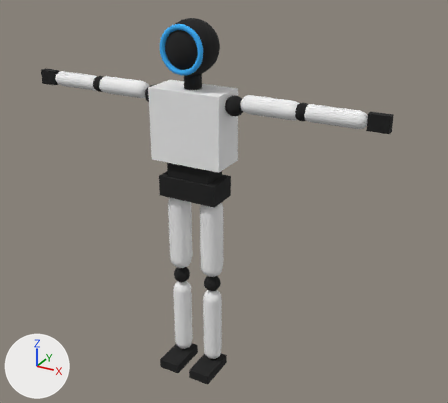
An edit to the glTF model public/kits/block-robot.glb, drawn before and after from the same camera.
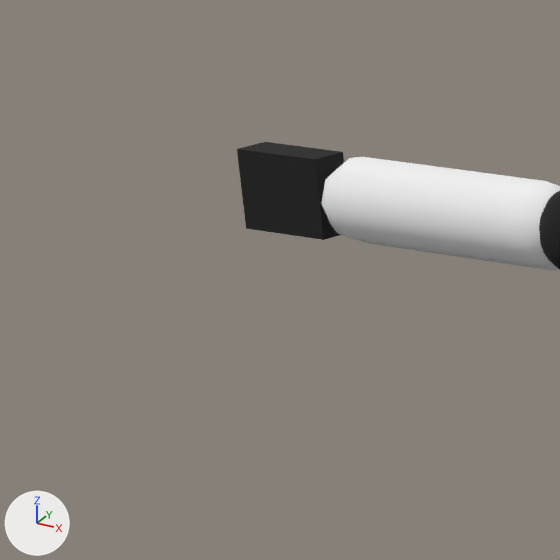
The first picture shows the older version from a 50 mm lens placed at (1.44, -2.33, 2.13), pointed at (0.12, 0.07, 0.93). The close-ups show the older and then the newer version on the part from 0% to 22% of the width and 11% to 35% of the height of that picture. Only the edits that show in the close-ups are written down. Lighting does not change. The marker at lower left points along +X, +Y and +Z. Vertices at exactly the same position are counted once.

In view in the first close-up: 'elbow_left', 'forearm_left', 'hand_left'.
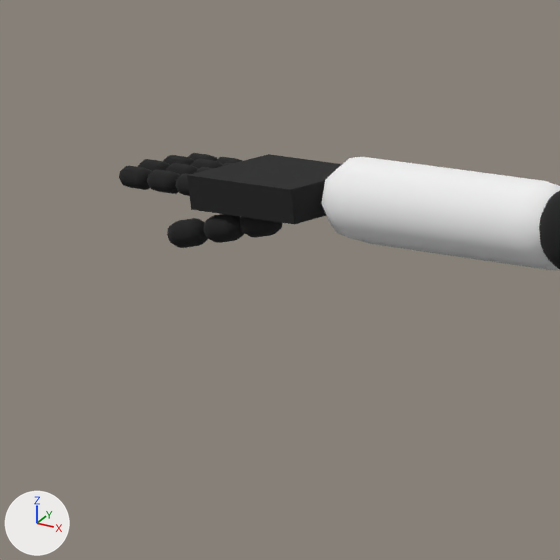
The change, as a list of edits to the scene's bpy script:
```text
Change mat_material_16:
    mat_material_16.base_color: (0.888, 0.888, 0.888) -> (0.0103, 0.0103, 0.0103)  # white #f2f2f2 -> black #1a1a1a
Change mat_material_18:
    mat_material_18.base_color: (0.888, 0.888, 0.888) -> (0.0103, 0.0103, 0.0103)  # white #f2f2f2 -> black #1a1a1a
Change mat_material_20:
    mat_material_20.base_color: (0.888, 0.888, 0.888) -> (0.0103, 0.0103, 0.0103)  # white #f2f2f2 -> black #1a1a1a
Change mat_material_22:
    mat_material_22.base_color: (0.888, 0.888, 0.888) -> (0.0103, 0.0103, 0.0103)  # white #f2f2f2 -> black #1a1a1a
Change me_mesh_10:
    remove me_mesh_10.from_pydata(...)  # 8 vertices, 12 faces; spans x -0.892..-0.802, y -0.0175..0.0175, z 1.411..1.481
    add me_mesh_10.from_pydata(...)  # 8 vertices, 12 faces; spans x -0.922..-0.802, y -0.05..0.05, z 1.431..1.461
    me_mesh_10 part 1
    me_mesh_10.vertices[0].co: (-0.802, -0.0175, 1.411) -> (-0.802, -0.05, 1.431)  # pixel (323, 239) -> pixel (294, 224)
    me_mesh_10.vertices[1].co: (-0.802, 0.0175, 1.411) -> (-0.802, 0.05, 1.431)
    me_mesh_10.vertices[2].co: (-0.892, -0.0175, 1.411) -> (-0.922, -0.05, 1.431)  # pixel (246, 228) -> pixel (191, 209)
    me_mesh_10.vertices[3].co: (-0.892, 0.0175, 1.411) -> (-0.922, 0.05, 1.431)
    me_mesh_10.vertices[4].co: (-0.802, 0.0175, 1.481) -> (-0.802, 0.05, 1.461)  # pixel (342, 151) -> not seen
    me_mesh_10.vertices[5].co: (-0.802, -0.0175, 1.481) -> (-0.802, -0.05, 1.461)  # pixel (314, 159) -> pixel (290, 189)
    me_mesh_10.vertices[6].co: (-0.892, 0.0175, 1.481) -> (-0.922, 0.05, 1.461)  # pixel (265, 141) -> pixel (268, 154)
    me_mesh_10.vertices[7].co: (-0.892, -0.0175, 1.481) -> (-0.922, -0.05, 1.461)  # pixel (236, 148) -> pixel (187, 175)
Add ob_left_finger_pinky_3:
    ob_left_finger_pinky_3 = bpy.data.objects.new('left_finger_pinky_3', me_mesh_25)  # 66 vertices, 128 faces; spans x -1.012..-0.976, y 0.03..0.05, z 1.436..1.456; in mat_material_25 (black #1a1a1a)
    ob_left_finger_pinky_3.location = (0.0, 0.0, 0.0)
Add ob_left_finger_pinky_2:
    ob_left_finger_pinky_2 = bpy.data.objects.new('left_finger_pinky_2', me_mesh_24)  # 66 vertices, 128 faces; spans x -0.978..-0.942, y 0.03..0.05, z 1.436..1.456; in mat_material_24 (black #1a1a1a)
    ob_left_finger_pinky_2.location = (0.0, 0.0, 0.0)
Add ob_left_finger_ring_3:
    ob_left_finger_ring_3 = bpy.data.objects.new('left_finger_ring_3', me_mesh_22_1)  # 66 vertices, 128 faces; spans x -1.024..-0.988, y 0.014..0.034, z 1.436..1.456; in mat_material_22 (black #1a1a1a)
    ob_left_finger_ring_3.location = (0.0, 0.0, 0.0)
Add ob_left_finger_ring_2:
    ob_left_finger_ring_2 = bpy.data.objects.new('left_finger_ring_2', me_mesh_21_1)  # 66 vertices, 128 faces; spans x -0.99..-0.954, y 0.014..0.034, z 1.436..1.456; in mat_material_21 (black #1a1a1a)
    ob_left_finger_ring_2.location = (0.0, 0.0, 0.0)
Add ob_left_finger_ring_1:
    ob_left_finger_ring_1 = bpy.data.objects.new('left_finger_ring_1', me_mesh_20_1)  # 66 vertices, 128 faces; spans x -0.956..-0.92, y 0.014..0.034, z 1.436..1.456; in mat_material_20 (black #1a1a1a)
    ob_left_finger_ring_1.location = (0.0, 0.0, 0.0)
Add ob_left_finger_middle_3:
    ob_left_finger_middle_3 = bpy.data.objects.new('left_finger_middle_3', me_mesh_19_1)  # 80 vertices, 136 faces; spans x -1.03..-0.994, y -0.01..0.01, z 1.436..1.456; in mat_material_19 (black #1a1a1a)
    ob_left_finger_middle_3.location = (0.0, 0.0, 0.0)
Add ob_left_finger_middle_2:
    ob_left_finger_middle_2 = bpy.data.objects.new('left_finger_middle_2', me_mesh_18_1)  # 80 vertices, 136 faces; spans x -0.996..-0.96, y -0.01..0.01, z 1.436..1.456; in mat_material_18 (black #1a1a1a)
    ob_left_finger_middle_2.location = (0.0, 0.0, 0.0)
Add ob_left_finger_middle_1:
    ob_left_finger_middle_1 = bpy.data.objects.new('left_finger_middle_1', me_mesh_17_1)  # 80 vertices, 136 faces; spans x -0.962..-0.926, y -0.01..0.01, z 1.436..1.456; in mat_material_17 (black #1a1a1a)
    ob_left_finger_middle_1.location = (0.0, 0.0, 0.0)
Add ob_left_finger_index_3:
    ob_left_finger_index_3 = bpy.data.objects.new('left_finger_index_3', me_mesh_16_1)  # 66 vertices, 128 faces; spans x -1.024..-0.988, y -0.038..-0.018, z 1.436..1.456; in mat_material_16 (black #1a1a1a)
    ob_left_finger_index_3.location = (0.0, 0.0, 0.0)
Add ob_left_finger_index_2:
    ob_left_finger_index_2 = bpy.data.objects.new('left_finger_index_2', me_mesh_15_1)  # 66 vertices, 128 faces; spans x -0.99..-0.954, y -0.038..-0.018, z 1.436..1.456; in mat_material_15 (black #1a1a1a)
    ob_left_finger_index_2.location = (0.0, 0.0, 0.0)
Add ob_left_finger_index_1:
    ob_left_finger_index_1 = bpy.data.objects.new('left_finger_index_1', me_mesh_14_1)  # 66 vertices, 128 faces; spans x -0.956..-0.92, y -0.038..-0.018, z 1.436..1.456; in mat_material_14 (black #1a1a1a)
    ob_left_finger_index_1.location = (0.0, 0.0, 0.0)
Add ob_left_finger_thumb_3:
    ob_left_finger_thumb_3 = bpy.data.objects.new('left_finger_thumb_3', me_mesh_13_1)  # 66 vertices, 128 faces; spans x -0.9504..-0.9117, y -0.0611..-0.0345, z 1.3957..1.4216; in mat_material_13 (black #1a1a1a)
    ob_left_finger_thumb_3.location = (0.0, 0.0, 0.0)
Add ob_left_finger_thumb_2:
    ob_left_finger_thumb_2 = bpy.data.objects.new('left_finger_thumb_2', me_mesh_12_1)  # 66 vertices, 128 faces; spans x -0.9144..-0.8757, y -0.0531..-0.0265, z 1.4027..1.4286; in mat_material_12 (black #1a1a1a)
    ob_left_finger_thumb_2.location = (0.0, 0.0, 0.0)
Add ob_left_finger_thumb_1:
    ob_left_finger_thumb_1 = bpy.data.objects.new('left_finger_thumb_1', me_mesh_11_1)  # 66 vertices, 128 faces; spans x -0.8784..-0.8397, y -0.0451..-0.0185, z 1.4097..1.4356; in mat_material_11 (black #1a1a1a)
    ob_left_finger_thumb_1.location = (0.0, 0.0, 0.0)
```

Where the change shows, as pixel boxes [x1, y1, x2, y2] in the close-ups (560 x 560 px):
'hand_left', reshaped: before [237, 142, 344, 240]; after [187, 154, 342, 224]
'left_finger_thumb_3', added (black): after [167, 218, 208, 248]
'left_finger_thumb_2', added (black): after [203, 214, 245, 243]
'left_finger_thumb_1', added (black): after [240, 217, 282, 238]
'left_finger_index_2', added (black): after [147, 169, 181, 194]
'left_finger_index_3', added (black): after [119, 166, 152, 190]
'left_finger_middle_2', added: after [166, 163, 198, 175]
'left_finger_middle_3', added: after [138, 159, 170, 171]
'left_finger_index_1', added: after [175, 173, 190, 196]
'left_finger_ring_3', added: after [163, 155, 195, 165]
'left_finger_ring_2', added: after [191, 159, 223, 169]
'left_finger_pinky_3', added (mostly hidden): after [188, 153, 217, 161]
'left_finger_pinky_2', added (mostly hidden): after [216, 157, 243, 164]
'left_finger_middle_1', added (mostly hidden): after [195, 167, 213, 173]
'left_finger_ring_1', added (mostly hidden): after [222, 163, 233, 166]
